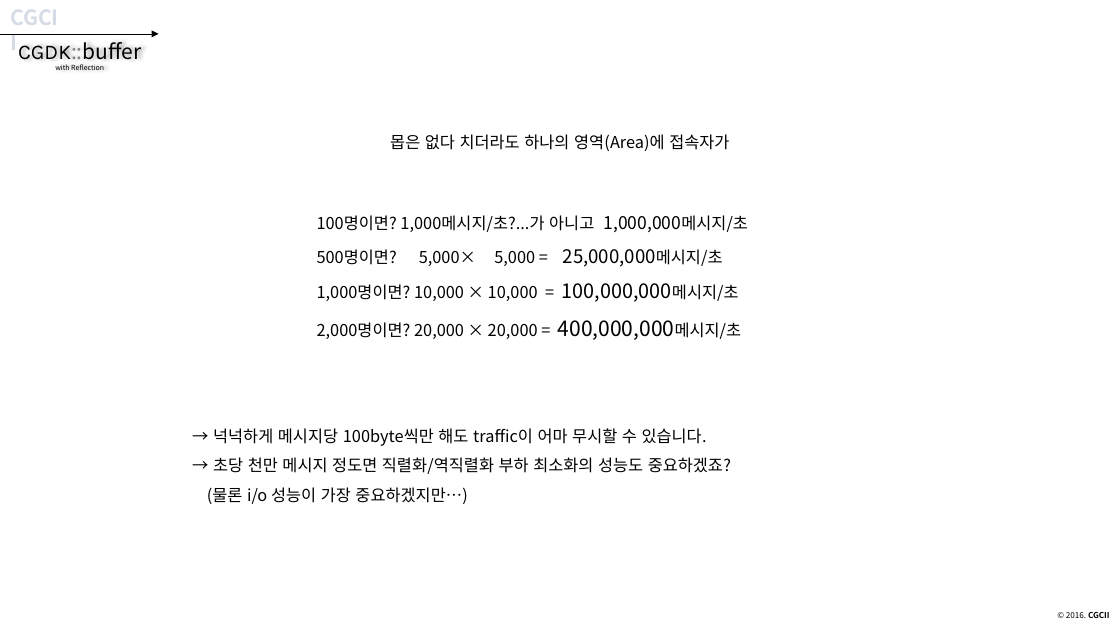
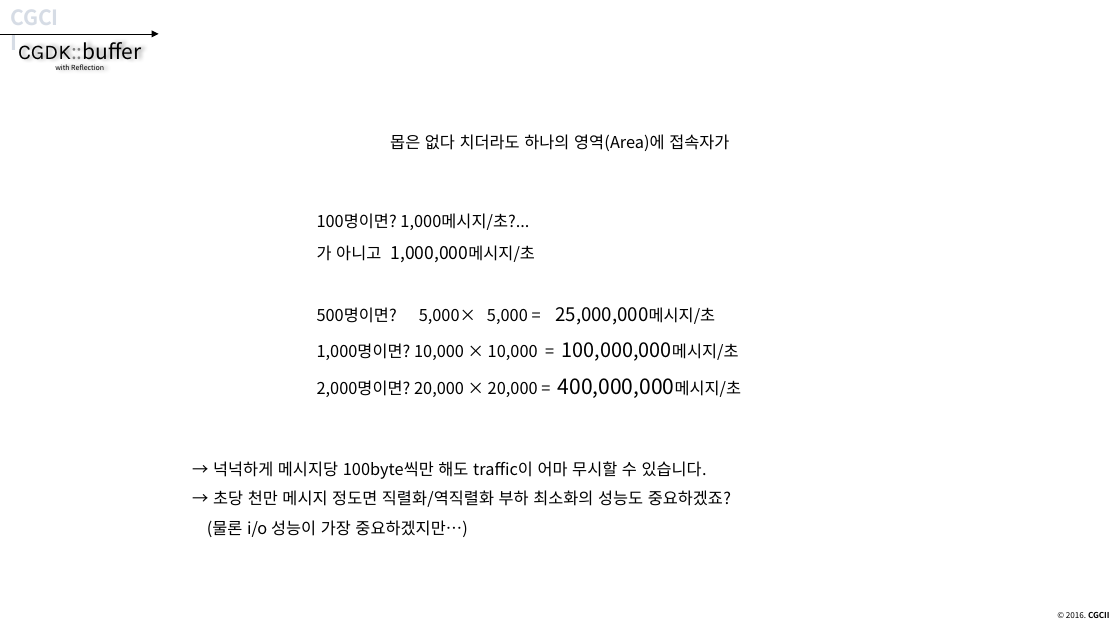
Before and after one commit to CGLabs/CGDK.buffer, a slide deck: slide 12 of C++/document/intruduce_CGDK.buffer.pptx. Drawn at 1120x630 pixels with LibreOffice and Linux fonts; fonts in the diff are those of the drawing. Boxes give left, top, right and bottom in pixels: in the first picture for what was removed or moved away, otherwise in the second. Text is boxed around its words. In the diff, an @@ line names an element or a change of style, - is before the commit and + after.

```diff
--- a/C++/document/intruduce_CGDK.buffer.pptx
+++ b/C++/document/intruduce_CGDK.buffer.pptx
@@ text at [317,213,742,398]: text changed @@
-100명이면? 1,000메시지/초?...가 아니고 1,000,000메시지/초
-500명이면? 5,000× 5,000 = 25,000,000메시지/초
-1,000명이면? 10,000 × 10,000 = 100,000,000메시지/초
-2,000명이면? 20,000 × 20,000 = 400,000,000메시지/초
+100명이면? 1,000메시지/초?...
+가 아니고 1,000,000메시지/초
+500명이면? 5,000× 5,000 = 25,000,000메시지/초
+1,000명이면? 10,000 × 10,000 = 100,000,000메시지/초
+2,000명이면? 20,000 × 20,000 = 400,000,000메시지/초
@@ text "→ 넉넉하게 메시지당 100byte씩만 해도 ...": place and size @@
-text "→ 넉넉하게 메시지당 100byte씩만 해도 ..." at [207,428,731,504]
+text "→ 넉넉하게 메시지당 100byte씩만 해도 ..." at [207,461,731,537]
```
Also in this commit, not shown: 17 other slides changed, 1 slide removed.
